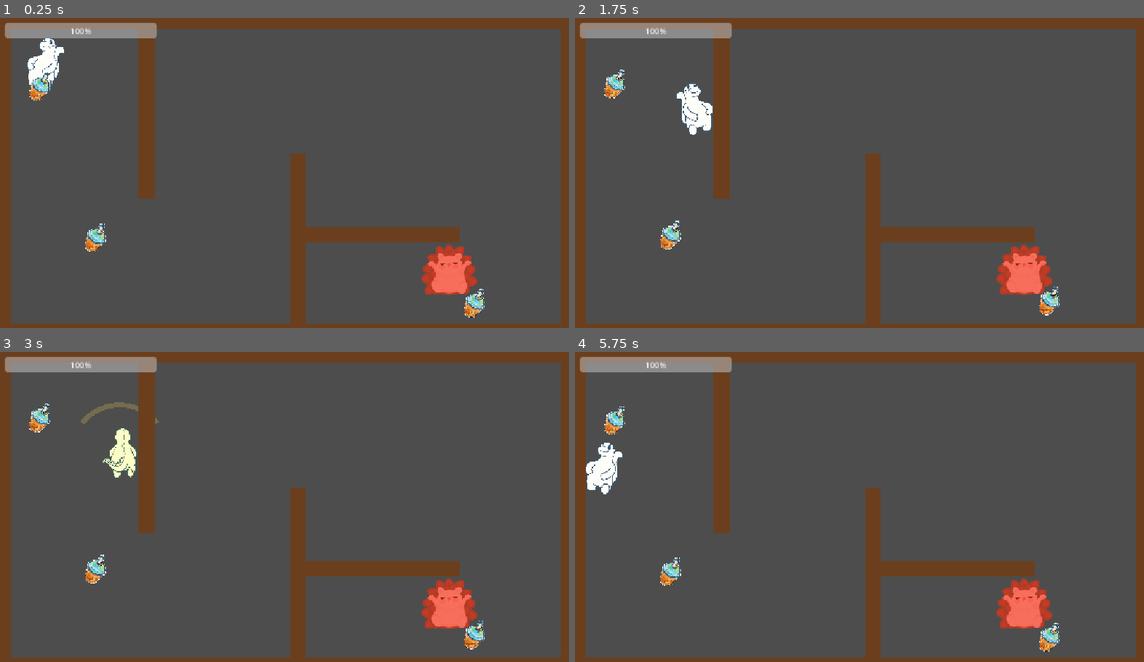
Above: before the commit, frames 1-4 (two rows, left to right).
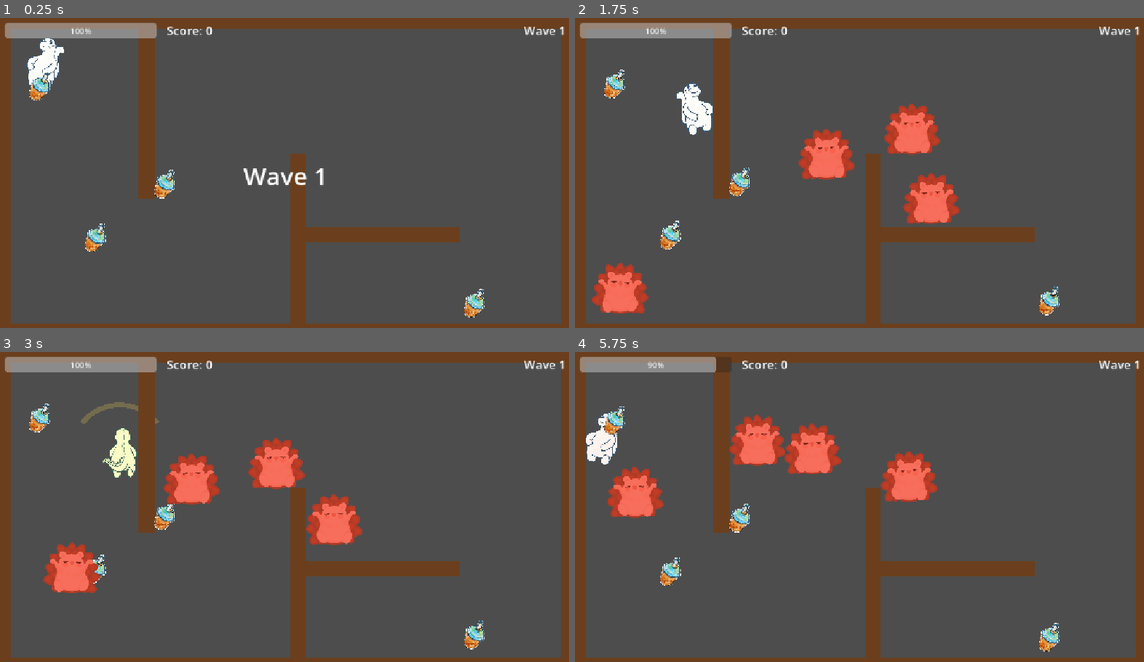
Above: after the commit, the same moments.

Repository: Rexaintreal/bobascape
Game: Godot game, scene res://main.tscn
Two runs of this game, one before a commit and one after it. Both use one fixed random seed, a clock stepped at 60 frames per second and the inputs below.
Inputs (mouse positions are in pixels of both pictures, inside the frame that each line leads up to):
- Up to frame 1 (0.25 s): no input
- Up to frame 2 (1.75 s): tap Enter (ui_accept) at 0.5, 0.77, 1.07, 1.52, 1.55 s; move the mouse to (990, 160) at 0.52 s; hold D (move_right) 0.53-1.28 s; hold R 0.53-1.28 s; click (990, 160) at 0.6 s; move the mouse to (745, 191) at 1.27 s; hold S (move_down) from 1.28 s (still down); tap R at 1.35 s
- Up to frame 3 (3 s): tap Enter (ui_accept) at 1.82, 2.1 s; move the mouse to (341, 438) at 2.02 s; release S (move_down) at 2.03 s; hold D (move_right) 2.03-2.78 s; click (341, 438) at 2.3 s; move the mouse to (256, 575) at 2.77 s; hold W (move_up) from 2.78 s (still down); click (256, 575) at 2.85 s
- Up to frame 4 (5.75 s): tap Enter (ui_accept) at 3.02, 3.32, 3.77, 3.8, 4.07, 4.52, 4.82 s; tap R at 3.05, 4.35 s; move the mouse to (1035, 559) at 3.52 s; release W (move_up) at 3.53 s; hold A (move_left) 3.53-5.03 s; tap Shift (dash) at 3.6 s; move the mouse to (688, 460) at 4.27 s; click (688, 460) at 4.55 s; move the mouse to (887, 510) at 5.02 s; hold S (move_down) from 5.03 s (still down); hold R from 5.03 s (still down); click (887, 510) at 5.1 s

The runs differ from the first frame. In frame 1, 2.0% of the frame differs, in the area x 27-100%, y 2-90%; in frame 2, 6.5%; in frame 3, 6.4%; in frame 4, 7.6%, in the area x 1-100%, y 1-90%.

Commit message:
added score waves and round gameplay logic

Diff:
--- a/enemy.gd
+++ b/enemy.gd
@@ -1,4 +1,6 @@
 extends CharacterBody2D
+
+signal died(pos)
 
 @export var speed := 90.0
 @export var damage := 10
@@ -49,4 +51,5 @@
 	modulate = Color(1, 1, 1, 0.3)
 	create_tween().tween_property(self, "modulate", Color.WHITE, 0.15)
 	if health <= 0:
+		died.emit(global_position)
 		queue_free()
--- /dev/null
+++ b/main.gd
@@ -0,0 +1,85 @@
+extends Node2D
+
+@export var enemy_scene: PackedScene = preload("res://enemy.tscn")
+@export var boba_scene: PackedScene = preload("res://boba.tscn")
+@export var arena := Rect2(60, 60, 1030, 530)
+
+var score := 0
+var wave := 0
+var between_waves := false
+var game_over := false
+
+@onready var player = get_tree().get_first_node_in_group("player")
+@onready var score_label = $CanvasLayer/ScoreLabel
+@onready var wave_label = $CanvasLayer/WaveLabel
+@onready var message = $CanvasLayer/Message
+
+func _ready():
+	randomize()
+	message.text = ""
+	player.died.connect(_on_player_died)
+	_update_ui()
+
+func _process(_delta):
+	if game_over:
+		if Input.is_key_pressed(KEY_R) or Input.is_action_just_pressed("ui_accept"):
+			get_tree().reload_current_scene()
+		return
+	if not between_waves and get_tree().get_nodes_in_group("enemy").is_empty():
+		_next_wave()
+
+func _next_wave():
+	between_waves = true
+	wave += 1
+	_update_ui()
+	message.text = "Wave %d" % wave
+	_spawn_boba(_free_spot())
+	await get_tree().create_timer(1.5).timeout
+	message.text = ""
+	if game_over:
+		return
+	for i in 2 + wave * 2:
+		_spawn_enemy()
+	between_waves = false
+
+func _spawn_enemy():
+	var e = enemy_scene.instantiate()
+	e.speed += wave * 6
+	e.health += wave * 5
+	e.detect_range = 2000.0
+	e.died.connect(_on_enemy_died)
+	add_child(e)
+	e.global_position = _free_spot()
+
+func _spawn_boba(pos: Vector2):
+	var b = boba_scene.instantiate()
+	add_child(b)
+	b.global_position = pos
+
+func _on_enemy_died(pos: Vector2):
+	_add_score(10)
+	if randf() < 0.3:
+		_spawn_boba.call_deferred(pos)
+
+func _add_score(n):
+	score += n
+	_update_ui()
+
+func _update_ui():
+	score_label.text = "Score: %d" % score
+	wave_label.text = "Wave %d" % wave
+
+func _on_player_died():
+	game_over = true
+	message.text = "GAME OVER\nScore: %d\nPress R to retry" % score
+
+func _free_spot() -> Vector2:
+	var space = get_world_2d().direct_space_state
+	for i in 40:
+		var p = Vector2(randf_range(arena.position.x, arena.end.x),
+				randf_range(arena.position.y, arena.end.y))
+		var q = PhysicsPointQueryParameters2D.new()
+		q.position = p
+		if space.intersect_point(q, 1).is_empty() and p.distance_to(player.global_position) > 300.0:
+			return p
+	return arena.get_center()
--- a/main.tscn
+++ b/main.tscn
@@ -1,12 +1,13 @@
 [gd_scene format=3 uid="uid://cd5c8uw5u7ei8"]
 
 [ext_resource type="PackedScene" uid="uid://t4ejp1ghmfcb" path="res://player.tscn" id="1_ig7tw"]
+[ext_resource type="Script" uid="uid://dcy6grj532rtw" path="res://main.gd" id="1_lquwl"]
 [ext_resource type="PackedScene" uid="uid://b4557crpj10ck" path="res://wall.tscn" id="2_0xm2m"]
 [ext_resource type="Script" uid="uid://bfk07r0lla5xp" path="res://health_bar.gd" id="2_h2yge"]
-[ext_resource type="PackedScene" uid="uid://yq7fyr1fsxkw" path="res://enemy.tscn" id="3_1bvp3"]
 [ext_resource type="PackedScene" uid="uid://dmmju1md0gr0b" path="res://boba.tscn" id="5_lquwl"]
 
 [node name="Main" type="Node2D" unique_id=2045774862]
+script = ExtResource("1_lquwl")
 
 [node name="Player" parent="." unique_id=1056961213 instance=ExtResource("1_ig7tw")]
 position = Vector2(100, 100)
@@ -20,8 +21,32 @@
 offset_bottom = 50.0
 script = ExtResource("2_h2yge")
 
-[node name="Enemy" parent="CanvasLayer" unique_id=1360470237 instance=ExtResource("3_1bvp3")]
-position = Vector2(900, 500)
+[node name="ScoreLabel" type="Label" parent="CanvasLayer" unique_id=797406952]
+offset_left = 340.0
+offset_top = 18.0
+offset_right = 580.0
+offset_bottom = 50.0
+theme_override_font_sizes/font_size = 24
+text = "Score: 0"
+
+[node name="WaveLabel" type="Label" parent="CanvasLayer" unique_id=1403304998]
+offset_left = 900.0
+offset_top = 18.0
+offset_right = 1130.0
+offset_bottom = 52.0
+theme_override_font_sizes/font_size = 24
+text = "Wave 1"
+horizontal_alignment = 2
+
+[node name="Message" type="Label" parent="CanvasLayer" unique_id=1658636813]
+anchors_preset = 15
+anchor_right = 1.0
+anchor_bottom = 1.0
+grow_horizontal = 2
+grow_vertical = 2
+theme_override_font_sizes/font_size = 48
+horizontal_alignment = 1
+vertical_alignment = 1
 
 [node name="Wall" parent="." unique_id=1256325163 instance=ExtResource("2_0xm2m")]
 position = Vector2(576, 16)
--- a/player.gd
+++ b/player.gd
@@ -1,6 +1,7 @@
 extends CharacterBody2D
 
 signal health_changed(new_health, max_health)
+signal died
 
 const SPEED = 200.0
 const DASH_SPEED = 650.0
@@ -21,6 +22,7 @@
 var dash_dir := Vector2.ZERO
 var invuln := 0.0
 var slash_t := 0.0
+var dead := false
 
 @onready var sprite = $Sprite2D
 @onready var attack_area = $AttackArea
@@ -31,6 +33,8 @@
 	health = max_health
 
 func _physics_process(delta):
+	if dead:
+		return
 	var direction = Input.get_vector("move_left", "move_right", "move_up", "move_down")
 	var speed = SPEED
 
@@ -83,7 +87,7 @@
 			body.take_damage(ATTACK_DAMAGE, global_position)
 
 func take_damage(amount):
-	if invuln > 0.0:
+	if invuln > 0.0 or dead:
 		return
 	invuln = 0.5
 	health = max(health - amount, 0)
@@ -91,7 +95,8 @@
 	sprite.modulate = Color(1, 0.3, 0.3)
 	create_tween().tween_property(sprite, "modulate", Color.WHITE, 0.3)
 	if health <= 0:
-		get_tree().call_deferred("reload_current_scene")
+		dead = true
+		died.emit()
 
 func heal(amount):
 	health = min(health + amount, max_health)
Not shown, added: main.gd.uid
